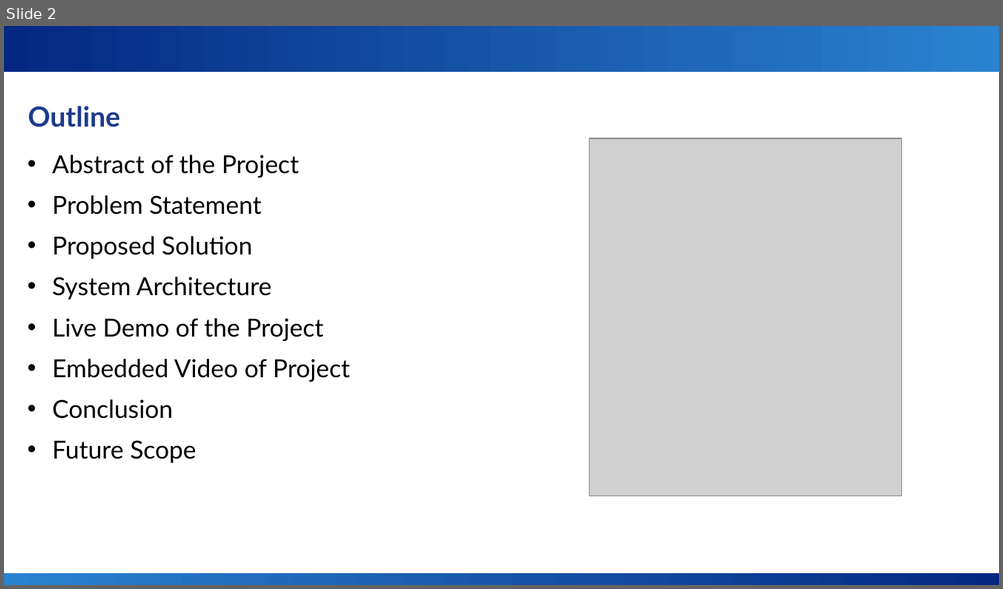
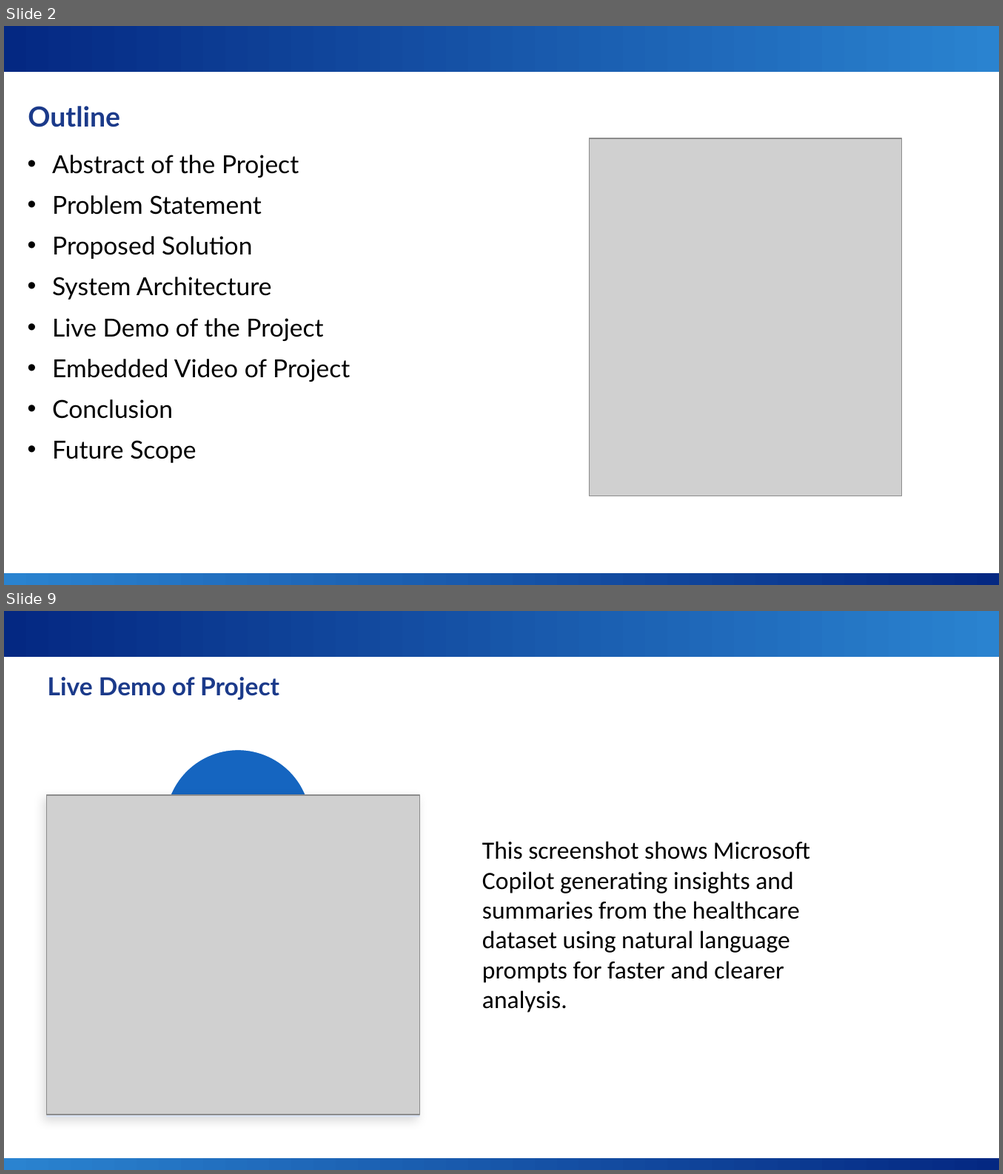
Before and after one commit to SonalGenani/Health-Metrics-Dashboard, a slide deck: health_dashboarrd_ppt.pptx. Shown one above the other, each under a label of ours: slide 2 before the commit, slides 2 and 9 after it; the slides between them are not shown. The pictures are 1003x589 and 1003x1174 pixels, drawn with LibreOffice and Linux fonts; fonts in the diff are those of the drawing; grey boxes stand for pictures; background and template pictures are left out. Boxes give left, top, right and bottom in pixels: in the first picture for what was removed or moved away, otherwise in the second. Text is boxed around its words. In the diff, an @@ line names an element or a change of style, - is before the commit and + after.

```diff
--- a/health_dashboarrd_ppt.pptx
+++ b/health_dashboarrd_ppt.pptx
@@ slide 9 added at [4, 611, 999, 1170], background #FFFFFF; not listed: 2 template elements that a slide beside it also shows @@
@@ text added at [48, 677, 279, 700], 18 pt, text #1B3A8A, bold @@
+Live Demo of Project
@@ ellipse added at [163, 748, 313, 897], fill #1565C0, outline #FFFFFF 3 pt @@
@@ rectangle added at [47, 795, 420, 1117], fill #DAE3F3 @@
@@ picture added at [47, 795, 420, 1114] @@
@@ text added at [482, 841, 810, 1013], 18 pt, text #000000 @@
+This screenshot shows Microsoft Copilot generating insights and summaries from the healthcare dataset using natural language prompts for faster and clearer analysis.
```
Also in this commit, not shown: 7 slides changed, 1 other slide added.
